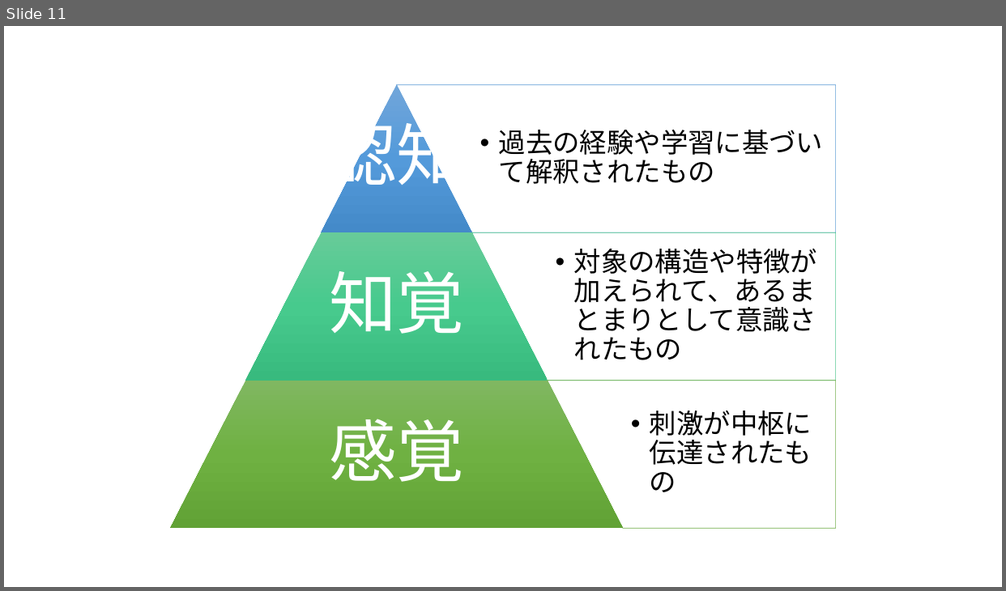
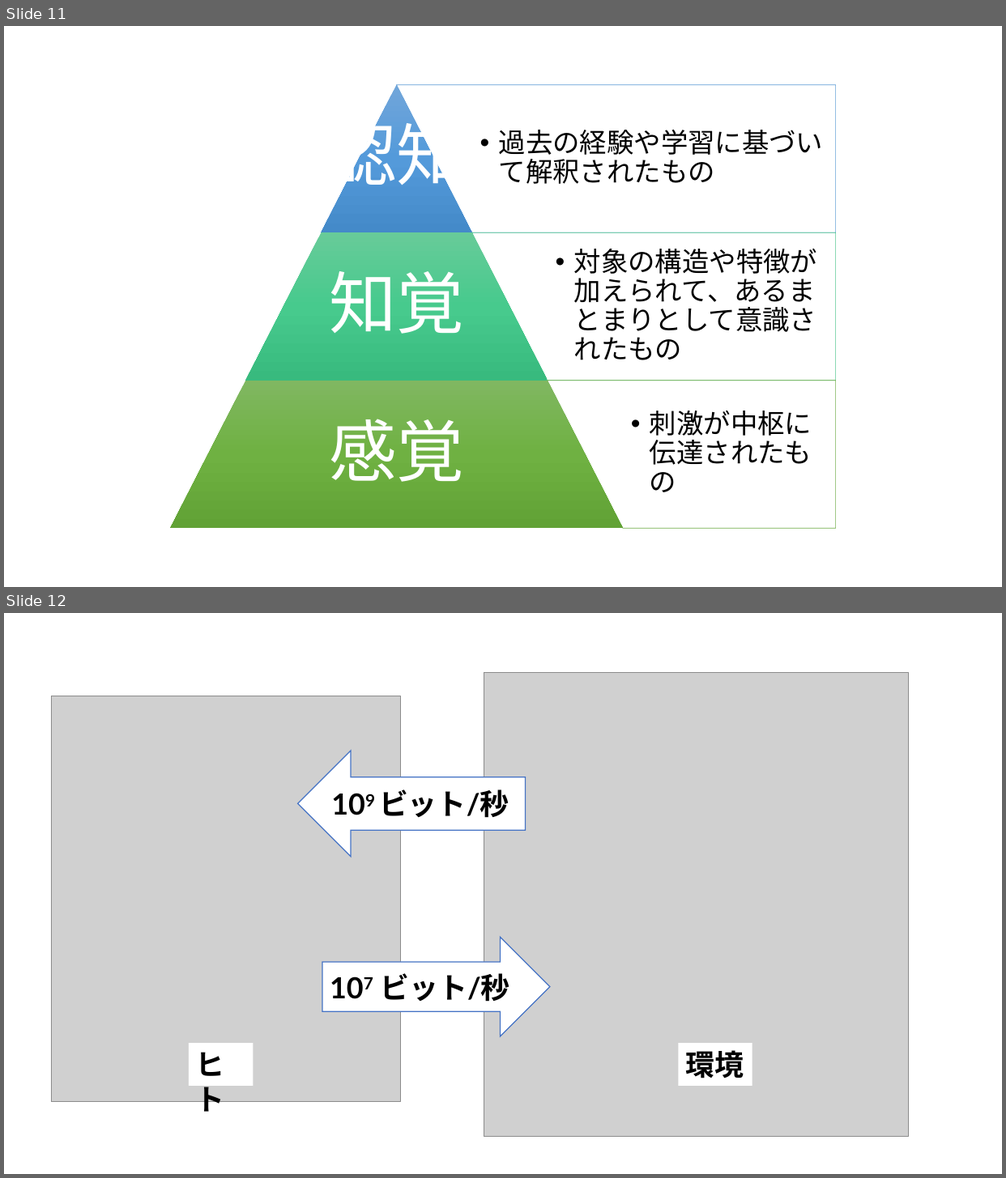
Before and after one commit to satoyoshiharu/docs, a slide deck: figures.pptx. Shown one above the other, each under a label of ours: slide 11 before the commit, slides 11 and 12 after it. The pictures are 1006x591 and 1006x1178 pixels, drawn with LibreOffice and Linux fonts; fonts in the diff are those of the drawing; grey boxes stand for pictures. Boxes give left, top, right and bottom in pixels: in the first picture for what was removed or moved away, otherwise in the second. Text is boxed around its words. In the diff, an @@ line names an element or a change of style, - is before the commit and + after.

```diff
--- a/figures.pptx
+++ b/figures.pptx
@@ slide 12 added at (4, 613, 1002, 1174), background #FFFFFF @@
@@ picture added at (484, 673, 908, 1137) @@
@@ picture added at (51, 696, 400, 1102) @@
@@ left arrow added at (297, 751, 525, 857), fill #FFFFFF, outline #4472C4 1 pt, 28 pt, text #000000, bold @@
+109 ビット/秒
@@ right arrow added at (322, 937, 550, 1037), fill #FFFFFF, outline #4472C4 1 pt, 28 pt, text #000000, bold @@
+107 ビット/秒
@@ rectangle added at (189, 1043, 253, 1086), fill #FFFFFF, 28 pt, text #000000, bold @@
+ヒト
@@ rectangle added at (679, 1043, 752, 1086), fill #FFFFFF, 28 pt, text #000000, bold @@
+環境
```
Also in this commit, not shown: 3 other slides added.
